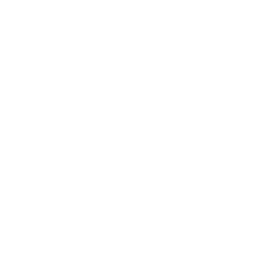
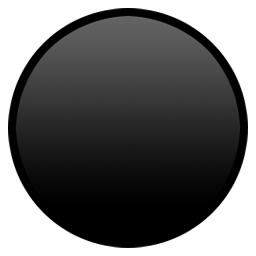
The second 256x256 image is a revision of the first. Changes to its layers:
added layer "Layer 2 copy 4" above "Layer 1" over [left=8, top=8, right=248, bottom=248]
hid "Background" over [left=8, top=8, right=248, bottom=248]
